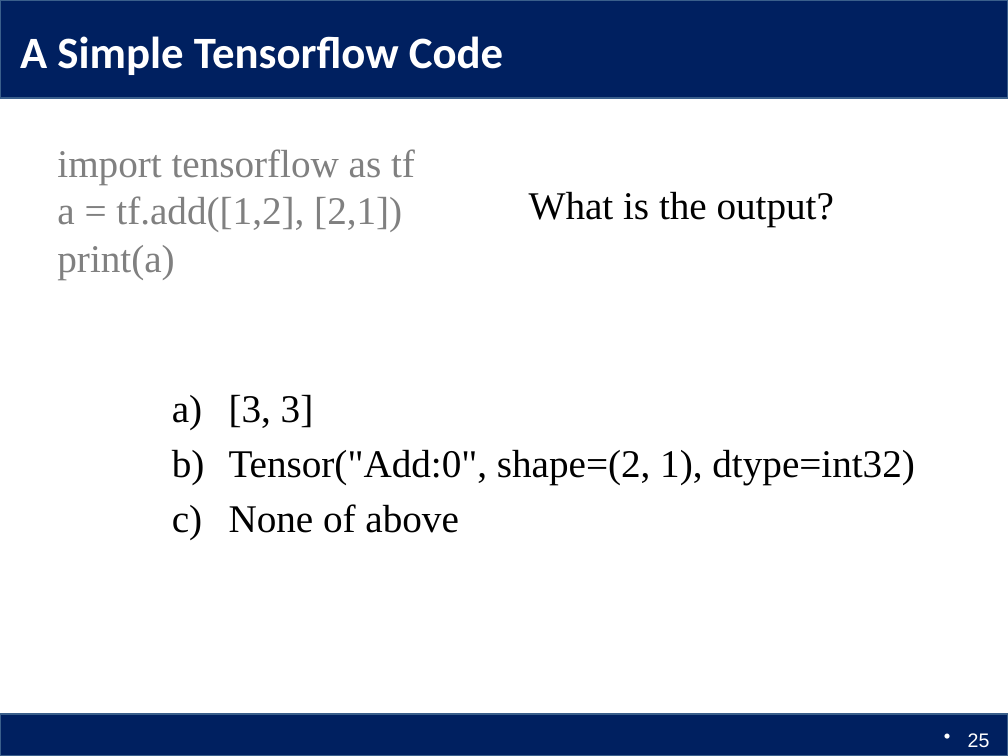
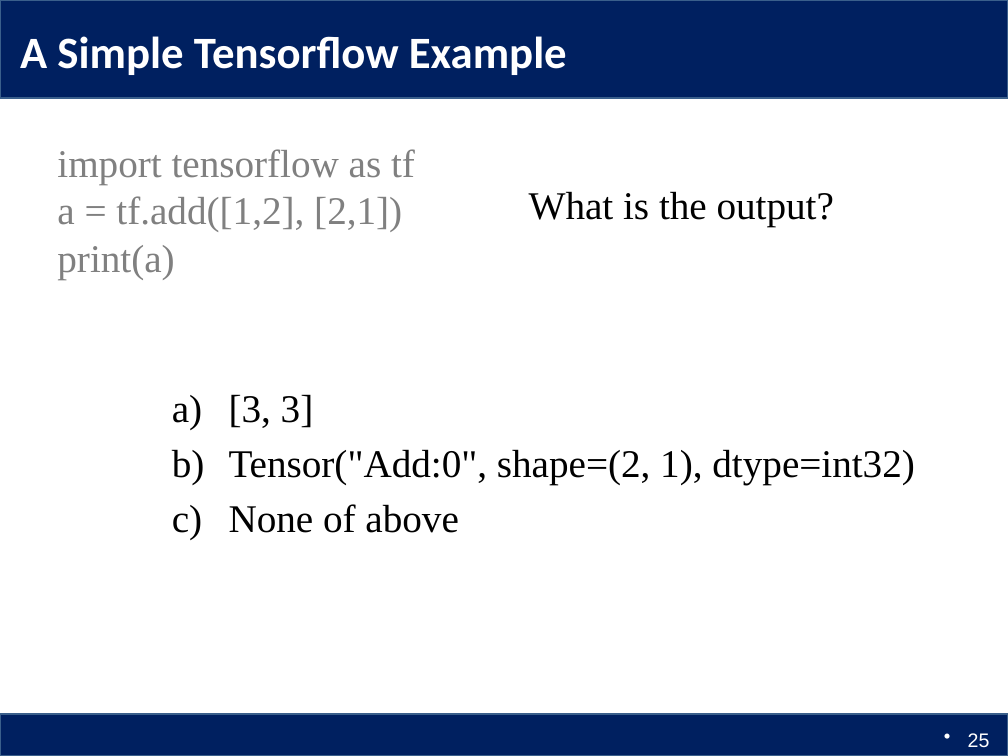
Before and after one commit to Columbia6894/Columbia6894.github.io, a slide deck: slide 25 of lecture/lecture1_llcao.pptx. Drawn at 1008x756 pixels with LibreOffice and Linux fonts; fonts in the diff are those of the drawing. Boxes give left, top, right and bottom in pixels: in the first picture for what was removed or moved away, otherwise in the second. Text is boxed around its words. In the diff, an @@ line names an element or a change of style, - is before the commit and + after.

```diff
--- a/lecture/lecture1_llcao.pptx
+++ b/lecture/lecture1_llcao.pptx
@@ title at [20, 36, 567, 75]: text changed @@
-A Simple Tensorflow Code
+A Simple Tensorflow Example
```
Also in this commit, not shown: 7 other slides changed, 1 other file.
